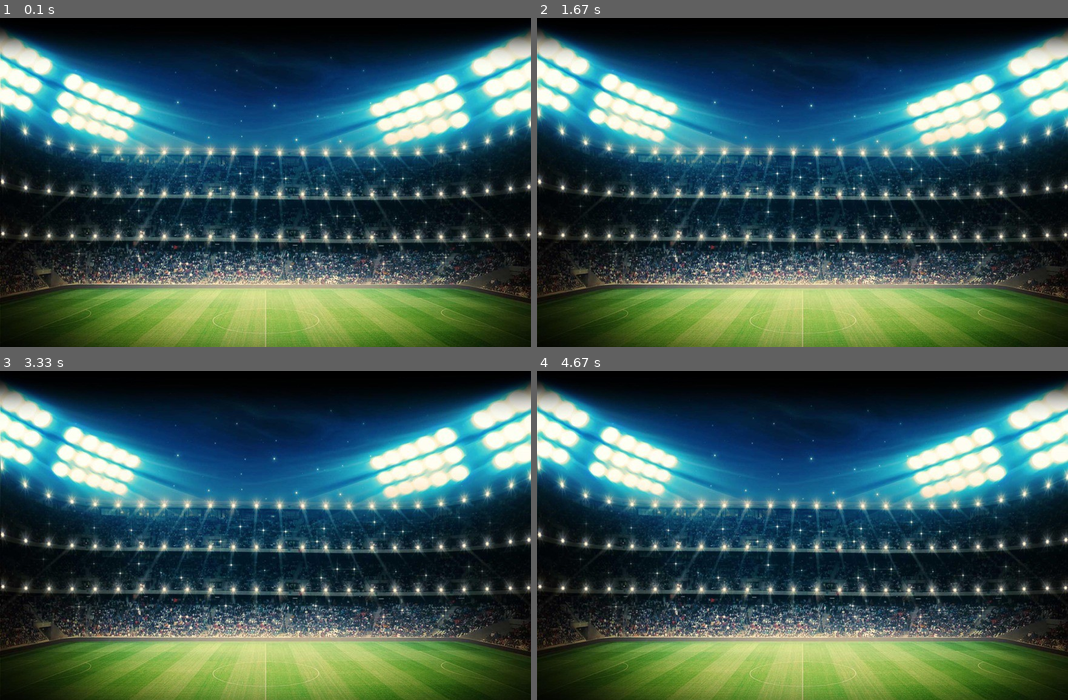
Above: before the commit, frames 1-4 (two rows, left to right).
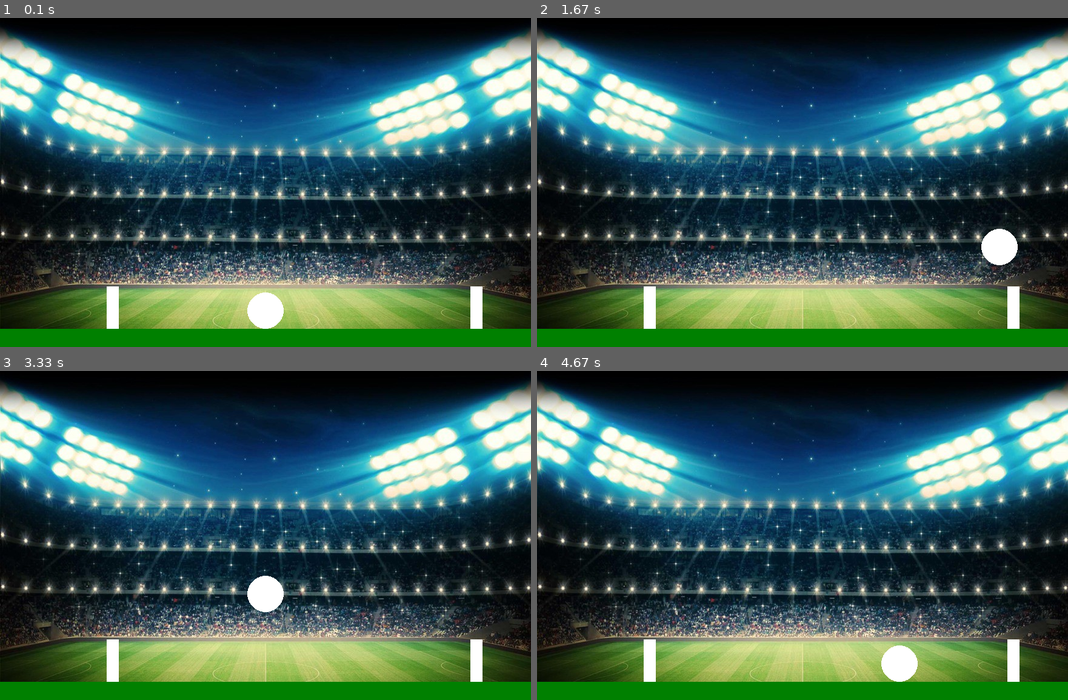
Above: after the commit, the same moments.

Repository: pedrooa/Projeto-Final
Game: pygame game, started from main.py
The game is run twice, just before and just after one commit, with the same random seed, the same clock (stepped at 60 frames per second) and the same inputs.
Inputs:
- Up to frame 1 (0.1 s): no input
- Up to frame 2 (1.67 s): hold Right 0.33-0.8 s; hold Up 0.83-1.13 s; hold Right 1.17-1.63 s
- Up to frame 3 (3.33 s): hold Left 1.67-2.2 s; hold Down 2.23-2.53 s; hold Left 2.57-2.97 s; hold Up from 3 s (still down)
- Up to frame 4 (4.67 s): release Up at 3.37 s; hold Right 3.4-4.03 s; hold Down 4.07-4.43 s; hold Left from 4.47 s (still down)

The runs differ from the first frame. In frame 1, 6.7% of the frame differs, in the area x 0-100%, y 81-100%; in frame 2, 6.7%; in frame 3, 6.7%; in frame 4, 6.7%.

Commit message:
Agora a bola se move, se atingir o final da tela mostra uma mensagem

Diff:
--- a/main.py
+++ b/main.py
@@ -1,38 +1,78 @@
 #Head Soccer Game - Vitor, Gabriel, Pedro e Manzanna
 #Programa main que rodará tudo
+import pygame
+import time
 
-import pygame
+def mensagem_na_tela(msg,cor):
+    tela_mensagem = font.render(msg, True, cor)
+    pygame.draw.rect(tela, cor_branca, [tela_x/2-50,tela_y/2-50,150,100])
+    tela.blit(tela_mensagem, [tela_x/2 - 30, tela_y/2])
 
-def main():
-    pygame.init()
-    bg = pygame.image.load('background2.jpeg')
-    tela = pygame.display.set_mode([876, 573])
-    pygame.display.set_caption('Head Soccer Game')
+tela_x = 876
+tela_y = 573
+cor_verde = (0,128,0)
+cor_vermelha = (255,0,0)
+cor_branca = (255,255,255)
+bola_x = 438
+bola_y = 513
+bola_raio = 30
+bola_x_change = 0
+bola_y_change = 0
+FPS = 70
 
-    relogio = pygame.time.Clock()
-    cor_verde = (0,128,0)
+pygame.init()
+bg = pygame.image.load('background2.jpeg')
+tela = pygame.display.set_mode([tela_x, tela_y])
+pygame.display.set_caption('Head Soccer Game')
+relogio = pygame.time.Clock()
+font = pygame.font.SysFont(None, 25)
 
-    sair = True
-    while sair:
-        for event in pygame.event.get():
-            if event.type == pygame.QUIT:
-                sair = False
+sair = False
+while not sair:
+    for event in pygame.event.get():
+        if event.type == pygame.QUIT:
+            sair = True
+        if event.type == pygame.KEYDOWN:
+            if event.key == pygame.K_LEFT:
+                bola_x_change = -5
+                bola_y_change = 0
+            elif event.key == pygame.K_RIGHT:
+                bola_x_change = 5
+                bola_y_change = 0
+            elif event.key == pygame.K_UP:
+                bola_y_change = -5
+                bola_x_change = 0
+            elif event.key == pygame.K_DOWN:
+                bola_y_change = 5
+                bola_x_change = 0
+
+        if event.type == pygame.KEYUP:
+            if event.key == pygame.K_LEFT or pygame.K_RIGHT:
+                bola_x_change = 0
+                bola_y_change = 0
+
+    #Quando atingir as bordas fecha o jogo
+    if bola_x <= 30 or bola_x >= tela_x - 30 or bola_y <= 30 or bola_y >= tela_y - 59:
+        sair = True
+    #Movimentação contínua
+    bola_x += bola_x_change
+    bola_y += bola_y_change
+    #30 FPS
+    relogio.tick(FPS)
+    #Tela
+    tela.fill(cor_verde)
+    tela.blit(bg,(0,0,300,300))
+    #Simulando campo, trave e bola
+    pygame.draw.circle(tela, cor_branca, [bola_x, bola_y], bola_raio)
+    pygame.draw.rect(tela, cor_branca, [tela_x - 100,tela_y - 100,20,100])
+    pygame.draw.rect(tela, cor_branca, [tela_x - 700,tela_y - 100,20,100])
+    pygame.draw.rect(tela, cor_verde, [0,tela_y - 30,tela_x,30])
+    #Atualiza a tela
+    pygame.display.update()
 
 
-
-        #30 FPS
-        relogio.tick(25)
-        #Tela
-        tela.fill(cor_verde)
-        tela.blit(bg,(0,0,300,300))
-        #Atualiza a tela
-        pygame.display.update()
-
-
-
-    #Fecha a janela e finaliza o jogo
-    pygame.quit()
-
-
-
-main()
+mensagem_na_tela('Você bateu!', cor_vermelha)
+pygame.display.update()
+time.sleep(2)
+#Fecha a janela e finaliza o jogo
+pygame.quit()
